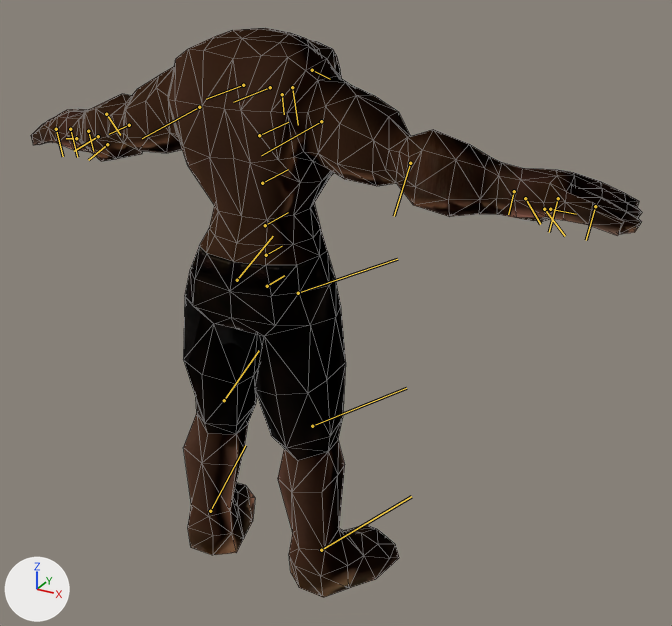
Renders of the glTF model minions-port/assets/characters/troll_male.glb from each side of a commit.
Rendered twice from a 50 mm camera at (1.4, -2.13, 1.98) aimed at (0.12, 0.2, 0.81). The axes (+X, +Y, +Z) are drawn at lower left. The lights are the same throughout. The picture after the commit comes second. The bones that change, and the others that lie on the model, are drawn over the model as lines. Mesh edges are drawn as thin lines.

The first picture shows 'body'.
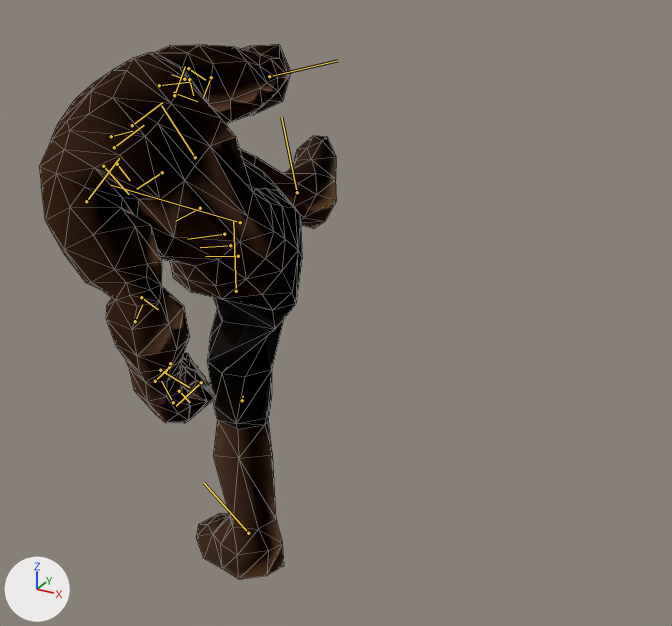
The newer file adds an action. The first version stands in its rest pose; the second is drawn at frame 16 of the action 'kick1'.

Boxes (x1, y1, x2, y2) around the edits, measured in the pictures (672 x 626 px):
'body', posed (51% narrower): before (31, 28, 642, 597); after (39, 44, 337, 579)
bone 'Bip01 Pelvis', root to tip: before (267, 286) to (284, 275); after (238, 256) to (205, 256)
bone 'Bip01 Spine', root to tip: before (266, 255) to (282, 246); after (230, 245) to (200, 247)
bone 'Bip01 Spine1', root to tip: before (265, 225) to (288, 212); after (224, 234) to (187, 239)
bone 'Bip01 Spine2', root to tip: before (262, 183) to (288, 169); after (200, 208) to (175, 221)
bone 'Bip01 Neck', root to tip: before (282, 94) to (284, 114); after (117, 164) to (130, 180)
bone 'Bip01 Head', root to tip: before (292, 87) to (298, 125); after (103, 166) to (129, 194)
bone 'Bip01 L Clavicle', root to tip: before (243, 85) to (206, 99); after (114, 147) to (144, 125)
bone 'Bip01 L UpperArm', root to tip: before (199, 107) to (142, 138); after (86, 201) to (119, 158)
bone 'Bip01 L Forearm', root to tip: before (129, 125) to (109, 134); after (141, 297) to (158, 309)
bone 'Bip01 L Hand', root to tip: before (88, 131) to (93, 151); after (155, 381) to (173, 364)
bone 'Bip01 L Thumb', root to tip: before (98, 136) to (74, 151); after (160, 370) to (189, 387)
bone 'Bip01 L Thumb B', root to tip: before (107, 144) to (88, 160); after (170, 363) to (165, 373)
bone 'Bip01 L Fingers', root to tip: before (70, 129) to (77, 157); after (173, 402) to (161, 381)
bone 'Bip01 L Fingers B', root to tip: before (56, 129) to (63, 156); after (201, 382) to (176, 406)
bone 'Bip01 R Clavicle', root to tip: before (270, 87) to (233, 102); after (132, 125) to (162, 102)
bone 'Bip01 R UpperArm', root to tip: before (321, 121) to (261, 155); after (174, 93) to (197, 101)
bone 'Bip01 R Forearm', root to tip: before (410, 163) to (394, 216); after (269, 76) to (338, 60)
bone 'Bip01 R Hand', root to tip: before (514, 191) to (508, 214); after (211, 77) to (203, 98)
bone 'Bip01 R Thumb', root to tip: before (525, 198) to (540, 224); after (189, 79) to (193, 95)
bone 'Bip01 R Thumb B', root to tip: before (544, 209) to (565, 236); after (159, 85) to (189, 82)
bone 'Bip01 R Fingers', root to tip: before (558, 198) to (549, 232); after (188, 68) to (205, 80)
bone 'Bip01 R Fingers B', root to tip: before (595, 206) to (586, 240); after (174, 95) to (185, 66)
bone 'Bip01 L Thigh', root to tip: before (237, 280) to (273, 236); after (236, 291) to (233, 220)
bone 'Bip01 L Calf', root to tip: before (224, 400) to (259, 350); after (242, 400) to (243, 395)
bone 'Bip01 L Foot', root to tip: before (210, 511) to (245, 445); after (248, 533) to (204, 483)
bone 'Bip01 R Thigh', root to tip: before (298, 293) to (397, 259); after (240, 222) to (111, 185)
bone 'Bip01 R Calf', root to tip: before (312, 426) to (406, 388); after (195, 157) to (161, 105)
bone 'Bip01 R Foot', root to tip: before (321, 550) to (411, 496); after (297, 192) to (281, 117)

The change in detail:
Bone 'Bip01 Pelvis' (bone_bip01_pelvis) moves from (0.0, 0.0, 0.0) to (0.073, 0.006, 0.104).
Bone 'Bip01 Pelvis' (bone_bip01_pelvis) turns from (0, 0, 0) to (107, 16, -50) degrees about its own x, y and z.
Bone 'Bip01 Spine' (bone_bip01_spine) turns from (0, 0, 0) to (4, 2, -2) degrees about its own x, y and z.
Bone 'Bip01 Spine1' (bone_bip01_spine1) turns from (0, 0, 0) to (-6, 15, 24) degrees about its own x, y and z.
Bone 'Bip01 Spine2' (bone_bip01_spine2) turns from (0, 0, 0) to (-6, 15, 24) degrees about its own x, y and z.
Bone 'Bip01 Neck' (bone_bip01_neck) turns from (0, 0, 0) to (0, 0, -11) degrees about its own x, y and z.
Bone 'Bip01 Head' (bone_bip01_head) turns from (0, 0, 0) to (-13, 68, -12) degrees about its own x, y and z.
Bone 'Bip01 L Clavicle' (bone_bip01_l_clavicle) moves from (0.0, 0.0, 0.0) to (-0.01, -0.011, 0.02).
Bone 'Bip01 L Clavicle' (bone_bip01_l_clavicle) turns from (0, 0, 0) to (10, -16, 2) degrees about its own x, y and z.
Bone 'Bip01 L UpperArm' (bone_bip01_l_upperarm) turns from (0, 0, 0) to (28, 61, 22) degrees about its own x, y and z.
Bone 'Bip01 L Forearm' (bone_bip01_l_forearm) turns from (0, 0, 0) to (0, 0, -24) degrees about its own x, y and z.
Bone 'Bip01 L Hand' (bone_bip01_l_hand) turns from (0, 0, 0) to (2, 4, 31) degrees about its own x, y and z.
Bone 'Bip01 L Thumb' (bone_bip01_l_thumb) turns from (0, 0, 0) to (4, -7, 3) degrees about its own x, y and z.
Bone 'Bip01 L Thumb B' (bone_bip01_l_thumb_b) turns from (0, 0, 0) to (0, 0, 100) degrees about its own x, y and z.
Bone 'Bip01 L Fingers' (bone_bip01_l_fingers) turns from (0, 0, 0) to (0, 0, 79) degrees about its own x, y and z.
Bone 'Bip01 L Fingers B' (bone_bip01_l_fingers_b) turns from (0, 0, 0) to (0, 0, 101) degrees about its own x, y and z.
Bone 'Bip01 R Clavicle' (bone_bip01_r_clavicle) moves from (0.0, 0.0, 0.0) to (-0.01, -0.011, -0.02).
Bone 'Bip01 R Clavicle' (bone_bip01_r_clavicle) turns from (0, 0, 0) to (-10, 16, 2) degrees about its own x, y and z.
Bone 'Bip01 R UpperArm' (bone_bip01_r_upperarm) turns from (0, 0, 0) to (2, -33, 28) degrees about its own x, y and z.
Bone 'Bip01 R Forearm' (bone_bip01_r_forearm) turns from (0, 0, 0) to (0, 0, -93) degrees about its own x, y and z.
Bone 'Bip01 R Hand' (bone_bip01_r_hand) turns from (0, 0, 0) to (39, -3, -7) degrees about its own x, y and z.
Bone 'Bip01 R Thumb' (bone_bip01_r_thumb) turns from (0, 0, 0) to (4, -7, 3) degrees about its own x, y and z.
Bone 'Bip01 R Thumb B' (bone_bip01_r_thumb_b) turns from (0, 0, 0) to (0, 0, 100) degrees about its own x, y and z.
Bone 'Bip01 R Fingers' (bone_bip01_r_fingers) turns from (0, 0, 0) to (0, 0, 79) degrees about its own x, y and z.
Bone 'Bip01 R Fingers B' (bone_bip01_r_fingers_b) turns from (0, 0, 0) to (0, 0, 101) degrees about its own x, y and z.
Bone 'Bip01 L Thigh' (bone_bip01_l_thigh) moves from (0.0, 0.0, 0.0) to (0.003, 0.003, 0.005).
Bone 'Bip01 L Thigh' (bone_bip01_l_thigh) turns from (0, 0, 0) to (105, 26, 19) degrees about its own x, y and z.
Bone 'Bip01 L Calf' (bone_bip01_l_calf) turns from (0, 0, 0) to (0, 0, -35) degrees about its own x, y and z.
Bone 'Bip01 L Foot' (bone_bip01_l_foot) turns from (0, 0, 0) to (-19, 8, 15) degrees about its own x, y and z.
Bone 'Bip01 R Thigh' (bone_bip01_r_thigh) moves from (0.0, 0.0, 0.0) to (-0.002, -0.009, 0.007).
Bone 'Bip01 R Thigh' (bone_bip01_r_thigh) turns from (0, 0, 0) to (-6, -32, 50) degrees about its own x, y and z.
Bone 'Bip01 R Calf' (bone_bip01_r_calf) turns from (0, 0, 0) to (0, 0, -89) degrees about its own x, y and z.
Bone 'Bip01 R Foot' (bone_bip01_r_foot) turns from (0, 0, 0) to (19, -11, -9) degrees about its own x, y and z.
